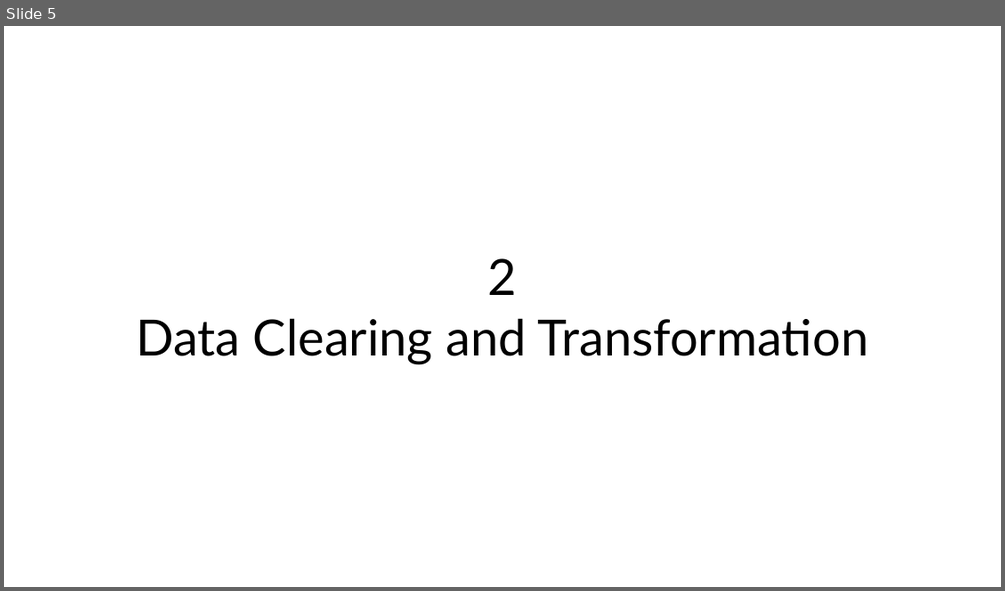
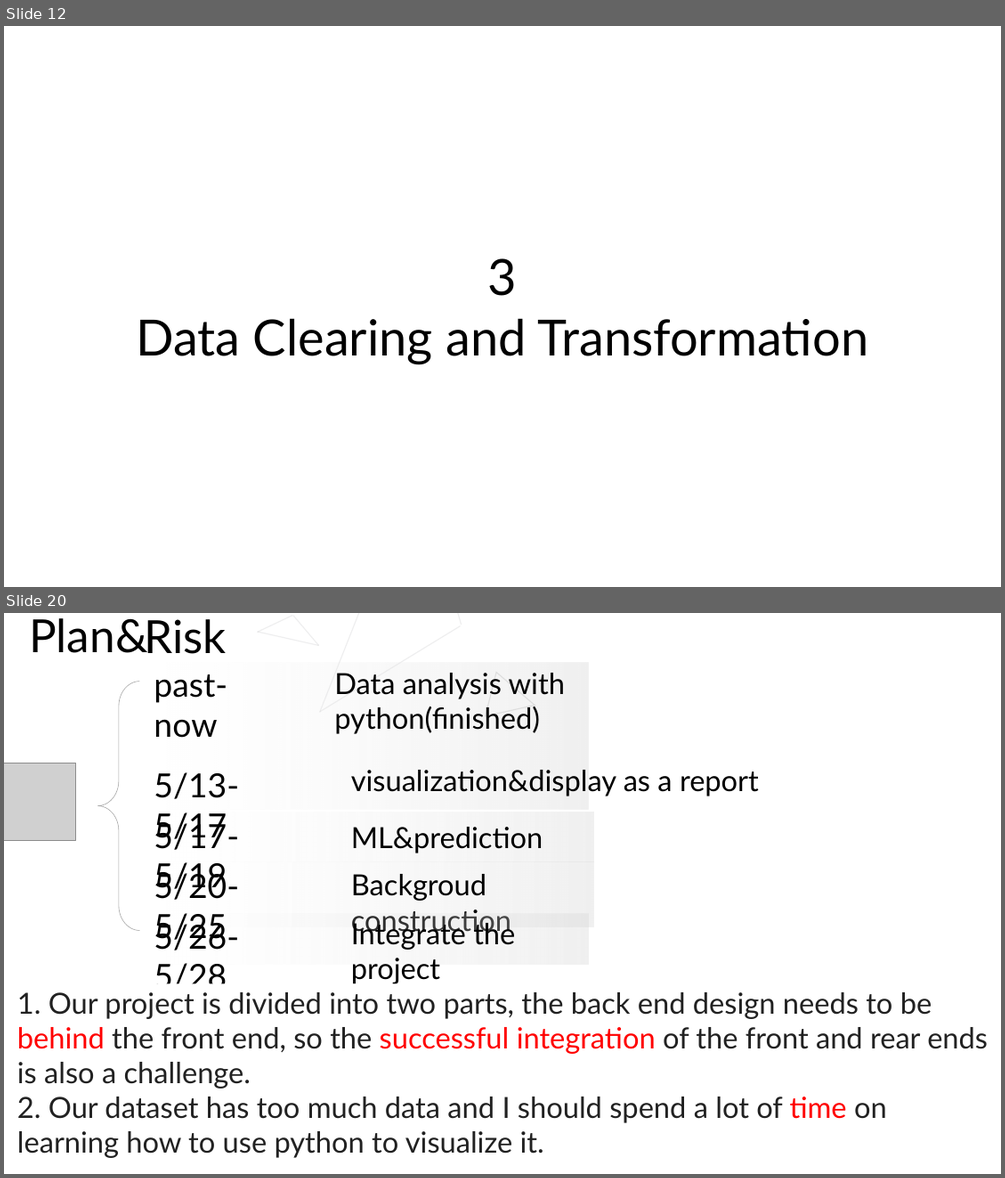
Before and after one commit to SilentStars/TEDTalksDataMining, a slide deck: Documents/Documents&Slides/ElaborationStep.pptx. Shown one above the other, each under a label of ours: slide 5 before the commit, slides 12 and 20 after it; the slides between them are not shown. The pictures are 1005x591 and 1005x1178 pixels, drawn with LibreOffice and Linux fonts; fonts in the diff are those of the drawing; grey boxes stand for pictures. Boxes give left, top, right and bottom in pixels: in the first picture for what was removed or moved away, otherwise in the second. Text is boxed around its words. In the diff, an @@ line names an element or a change of style, - is before the commit and + after.

```diff
--- a/Documents/Documents&Slides/ElaborationStep.pptx
+++ b/Documents/Documents&Slides/ElaborationStep.pptx
@@ slide 20 added at (4,613,1001,1174), background #FFFFFF @@
@@ text added at (29,618,147,653), 44 pt, text #000000 @@
+  Plan&
@@ text added at (145,619,226,654), 44 pt, text #000000 @@
+Risk
@@ group added at (258,613,540,727): 6 lines, 1 triangle @@
@@ rectangle added at (146,663,589,810), fill gradient #D9D9D9 to #F2F2F2 @@
@@ text added at (334,673,565,734), 28 pt, text #000000 @@
+Data analysis with python(finished)
@@ picture added at (4,763,76,840) @@
@@ text added at (351,770,759,796), 28 pt, text #000000 @@
+visualization&display as a report
@@ rectangle added at (152,811,594,862), fill gradient #D9D9D9 to #F2F2F2 @@
@@ text added at (351,827,543,853), 28 pt, text #000000 @@
+ML&prediction
@@ rectangle added at (146,862,594,926), fill gradient #D9D9D9 to #F2F2F2 @@
@@ text added at (351,874,511,936), 28 pt, text #000000 @@
+Backgroud construction
@@ rectangle added at (146,914,589,964), fill gradient #D9D9D9 to #F2F2F2 @@
@@ group added at (97,674,239,995): 5 texts, 1 left brace @@
+past-now
+5/13-5/17
+5/17-5/19
+5/20-5/25
+5/26-5/28
@@ text added at (351,918,515,984), 28 pt, text #000000 @@
+Integrate the project
@@ text added at (17,992,987,1158), 28 pt, text #212121 @@
+1. Our project is divided into two parts, the back end design needs to be behind the front end, so the successful integration of the front and rear ends is also a challenge.
+2. Our dataset has too much data and I should spend a lot of time on learning how to use python to visualize it.
@@ what was slide 5 is now slide 12 @@
@@ slide 12 changed as well @@
@@ text at (488,258,517,296): text changed @@
-2
+3
```
Also in this commit, not shown: 4 other slides changed, 14 other slides added.
